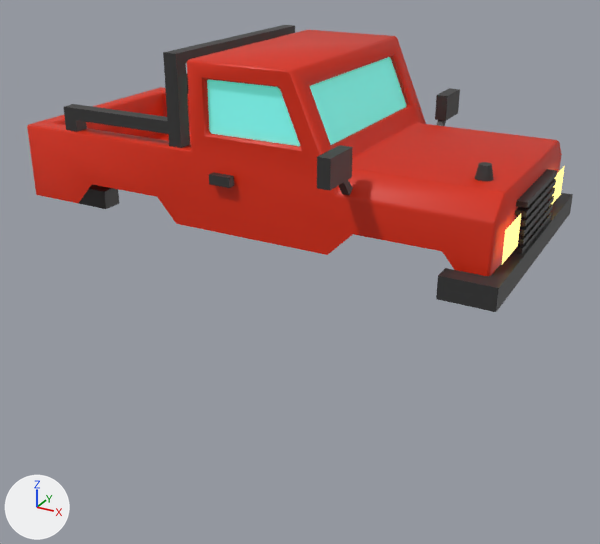
Renders of the glTF model src/models/car/chassis.glb from each side of a commit.
One viewpoint serves both versions: a 50 mm camera at (1.57, -2.75, 1.59) aimed at (0.08, -0.04, 0.23). Lighting does not change. The marker at lower left points along +X, +Y and +Z. Where no turn or scale is listed for an object, it has been applied to the vertices. Vertices at the same position are counted once.

In view in the first picture: 'Cube.151', 'pureYellow_001', 'pureYellow_002', 'shadeBlack_008', 'shadeBlack_009', 'shadeBlack_009.001', 'shadeBlack_011', 'shadeBlack_012', 'shadeBlack_016', 'shadeBlack_023', 'shadeGlass.001', 'shadeRed_002'.
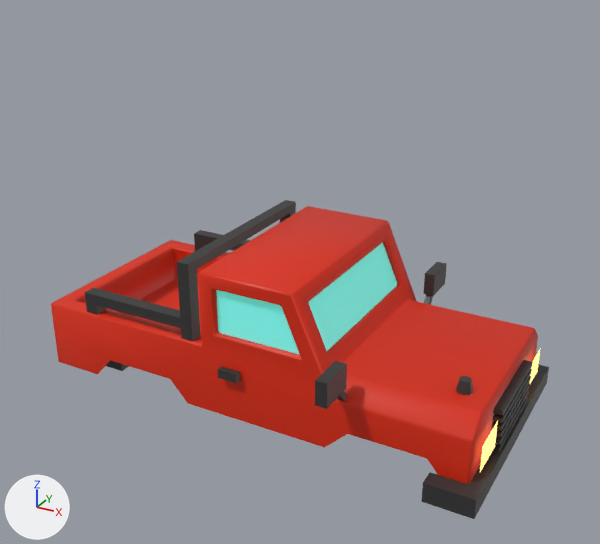
What differs and where, as boxes (x1, y1, x2, y2) in the pictures (600 x 544 px; the box of a moved part takes in the faces that stretch with it):
'shadeRed_002', moved: before (27, 30, 562, 276); after (51, 206, 538, 484)
'shadeGlass.001', moved: before (207, 57, 406, 146); after (216, 243, 397, 355)
'shadeBlack_009.001', moved: before (64, 25, 295, 148); after (85, 200, 296, 341)
'Cube.151', moved: before (436, 193, 573, 312); after (422, 365, 549, 519)
'shadeBlack_008', moved: before (513, 169, 557, 254); after (492, 360, 533, 452)
'shadeBlack_023', moved: before (317, 145, 353, 195); after (315, 361, 347, 409)
'shadeBlack_011', moved: before (435, 88, 460, 126); after (424, 262, 447, 305)
'pureYellow_002', moved: before (502, 214, 521, 264); after (480, 421, 498, 472)
'shadeBlack_009', moved: before (78, 184, 119, 209); after (106, 361, 129, 371)
'shadeBlack_012', moved: before (209, 172, 234, 188); after (218, 367, 240, 383)
'shadeBlack_016', moved: before (475, 162, 493, 181); after (456, 376, 473, 395)
'pureYellow_001', moved: before (551, 165, 565, 204); after (529, 348, 541, 384)
part 3 of me_cube_028, moved or reshaped: before (317, 88, 460, 195); after (315, 262, 447, 409)

Patch to the scene script:
```diff
--- a/src/models/car/chassis.glb.py
+++ b/src/models/car/chassis.glb.py
@@ me_cube_015 @@
 me_cube_015.from_pydata(...)  # 48 vertices, 72 faces; spans x -0.027..0.009, y -0.199..0.199, z -0.074..0.103
+# me_cube_015 part 1: the whole mesh is moved by (0.009, 0.0, 0.065)
 me_cube_015.materials.append(mat_shadeblack)
@@ me_cube_014 @@
 me_cube_014.from_pydata(...)  # 40 vertices, 68 faces; spans x -1.061..-0.516, y -0.327..0.509, z 0.128..0.457
+# me_cube_014 part 2: the whole mesh is moved by (0.789, -0.091, -0.292)
 me_cube_014.materials.append(mat_shadeblack)
@@ me_cube_028 @@
 me_cube_028.from_pydata(...)  # 24 vertices, 38 faces; spans x -0.319..0.222, y -0.067..0.067, z -0.335..0.145
 # used by ob_shadeblack_011; location = (0.464, 0.513, 0.851); rotation_euler = (0.0, 0.0, 1.571), in degrees (0, 0, 90); scale = (0.342, 0.342, 0.342)
+# me_cube_028 part 3: the whole mesh is moved by (0.048, 0.0, 0.095)
 me_cube_028.materials.append(mat_shadeblack)
@@ me_cube_024 @@
 me_cube_024.from_pydata(...)  # 173 vertices, 286 faces; spans x -1.26..0.64, y -0.34..0.52, z -0.16..0.44
+# me_cube_024 part 4: the whole mesh is moved by (0.31, -0.09, -0.14)
 me_cube_024.materials.append(mat_shadered)
@@ me_cube_011 @@
 me_cube_011.from_pydata(...)  # 16 vertices, 8 faces; spans x -0.462..0.031, y -0.321..0.502, z 0.144..0.383
+# me_cube_011 part 5: the whole mesh is moved by (0.215, -0.091, -0.264)
 me_cube_011.materials.append(mat_shadeglass)
@@ me_cube_027 @@
 me_cube_027.from_pydata(...)  # 16 vertices, 28 faces; spans x -0.089..0.17, y -0.042..0.042, z -0.038..0.038
+# me_cube_027 part 6: the whole mesh is moved by (-0.04, 0.0, 0.0)
 me_cube_027.materials.append(mat_shadeblack)
@@ me_cube_099 @@
 me_cube_099.from_pydata(...)  # 28 vertices, 52 faces; spans x -5.32..1.0, y -1.14..1.14, z -1.0..1.0
 # used by ob_cube_151; location = (0.976, 0.0, 0.514); rotation_euler = (0.0, 0.0, 3.142), in degrees (0, 0, 180); scale = (-0.03, -0.44, -0.04)
+# me_cube_099 part 7: the whole mesh is moved by (2.16, 0.0, 0.0)
 me_cube_099.materials.append(mat_shadeblack)
@@ ob_pureyellow_001 @@
 ob_pureyellow_001 = bpy.data.objects.new('pureYellow_001', me_cube_019)
-ob_pureyellow_001.location = (0.984, 0.299, 0.642)
+ob_pureyellow_001.location = (0.982, 0.295, -0.138)
 ob_pureyellow_001.rotation_euler = (0.0, 0.0, 1.571)  # degrees (0, 0, 90)
@@ ob_pureyellow_002 @@
 ob_pureyellow_002 = bpy.data.objects.new('pureYellow_002', me_cube_019)
-ob_pureyellow_002.location = (0.984, -0.307, 0.642)
+ob_pureyellow_002.location = (0.982, -0.31, -0.138)
 ob_pureyellow_002.rotation_euler = (0.0, 0.0, 1.571)  # degrees (0, 0, 90)
@@ ob_shadeblack_008 @@
 ob_shadeblack_008 = bpy.data.objects.new('shadeBlack_008', me_cube_015)
-ob_shadeblack_008.location = (0.987, -0.006, 0.628)
+ob_shadeblack_008.location = (0.977, -0.006, -0.217)
@@ ob_shadeblack_009_001 @@
 ob_shadeblack_009_001 = bpy.data.objects.new('shadeBlack_009.001', me_cube_014)
-ob_shadeblack_009_001.location = (0.322, -0.092, 0.675)
+ob_shadeblack_009_001.location = (-0.466, -0.001, 0.187)
@@ ob_shadeblack_011 @@
 ob_shadeblack_011 = bpy.data.objects.new('shadeBlack_011', me_cube_028)
-ob_shadeblack_011.location = (0.464, 0.513, 0.851)
+ob_shadeblack_011.location = (0.464, 0.496, 0.038)
 ob_shadeblack_011.rotation_euler = (0.0, 0.0, 1.571)  # degrees (0, 0, 90)
@@ ob_shadeblack_012 @@
 ob_shadeblack_012 = bpy.data.objects.new('shadeBlack_012', me_cube_033)
-ob_shadeblack_012.location = (-0.007, -0.448, 0.721)
+ob_shadeblack_012.location = (-0.007, -0.448, -0.059)
 ob_shadeblack_012.rotation_euler = (3.142, 0.0, 1.571)  # degrees (180, 0, 90)
@@ ob_shadeblack_023 @@
 ob_shadeblack_023 = bpy.data.objects.new('shadeBlack_023', me_cube_028)
-ob_shadeblack_023.location = (0.464, -0.514, 0.851)
+ob_shadeblack_023.location = (0.464, -0.498, 0.038)
 ob_shadeblack_023.rotation_euler = (3.142, 0.0, 1.571)  # degrees (180, 0, 90)
@@ ob_shadered_002 @@
 ob_shadered_002 = bpy.data.objects.new('shadeRed_002', me_cube_024)
-ob_shadered_002.location = (0.322, -0.092, 0.675)
+ob_shadered_002.location = (0.01, -0.001, 0.037)
@@ ob_shadeglass_001 @@
 ob_shadeglass_001 = bpy.data.objects.new('shadeGlass.001', me_cube_011)
-ob_shadeglass_001.location = (0.322, -0.092, 0.675)
+ob_shadeglass_001.location = (0.107, -0.001, 0.159)
@@ ob_shadeblack_009 @@
 ob_shadeblack_009 = bpy.data.objects.new('shadeBlack_009', me_cube_027)
-ob_shadeblack_009.location = (-0.899, -0.209, 0.469)
+ob_shadeblack_009.location = (-0.859, -0.209, -0.311)
@@ ob_shadeblack_016 @@
 ob_shadeblack_016 = bpy.data.objects.new('shadeBlack_016', me_cylinder_009)
-ob_shadeblack_016.location = (0.861, -0.253, 0.834)
+ob_shadeblack_016.location = (0.861, -0.253, 0.047)
@@ ob_cube_151 @@
 ob_cube_151 = bpy.data.objects.new('Cube.151', me_cube_099)
-ob_cube_151.location = (0.976, 0.0, 0.514)
+ob_cube_151.location = (0.911, 0.0, -0.266)
 ob_cube_151.rotation_euler = (0.0, 0.0, 3.142)  # degrees (0, 0, 180)
```
